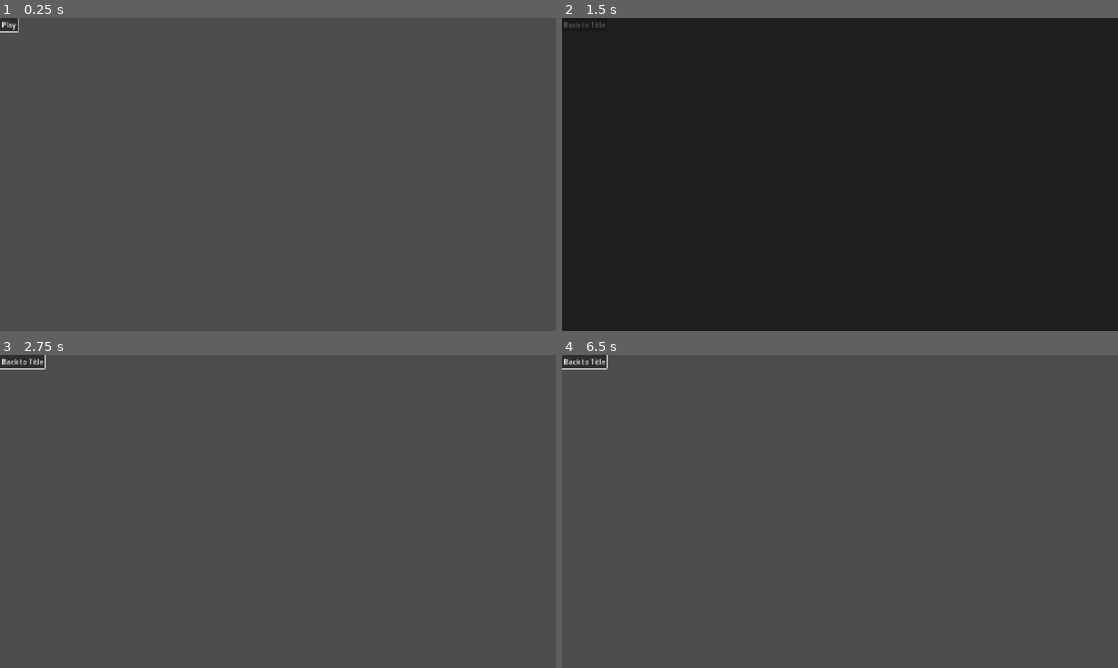
Above: before the commit, frames 1-4 (two rows, left to right).
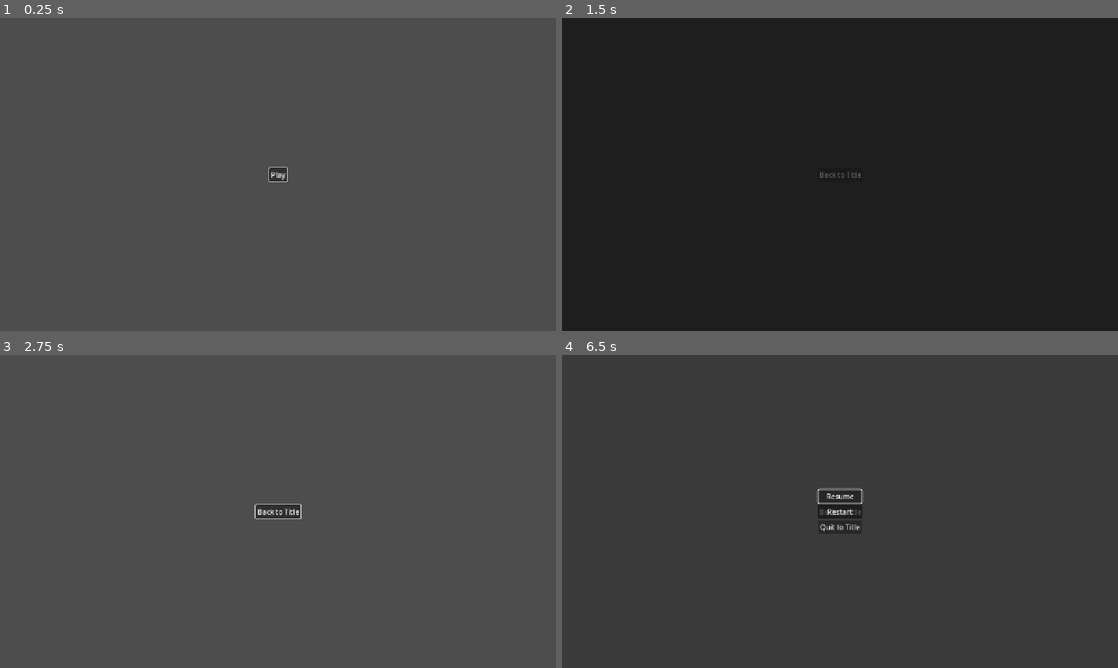
Above: after the commit, the same moments.

Repository: JeremyMarkWilcox/GodotJamBase
Game: Godot game, scene res://core/ui/title.tscn
Two runs of this game, one before a commit and one after it. Both use one fixed random seed, a clock stepped at 60 frames per second and the inputs below.
Inputs:
- Up to frame 1 (0.25 s): no input
- Up to frame 2 (1.5 s): click "Play" at 0.5 s; click "Back to Title" at 1.25 s
- Up to frame 3 (2.75 s): click "Play" at 2 s
- Up to frame 4 (6.5 s): tap Escape (pause) at 6.4 s

The runs differ from the first frame. In frame 1, 0.3% of the frame differs, in the area x 0-52%, y 0-53%; in frame 2, 0.1%; in frame 3, 0.7%; in frame 4, 1.1%, in the area x 0-54%, y 0-58%.

Commit message:
Finished Main Menu

Diff:
--- a/core/autoloads/menu_manager.gd
+++ b/core/autoloads/menu_manager.gd
@@ -1 +1,68 @@
 extends Node
+## Keeps a stack of open menus, handles Back, and pauses the game while a pausing menu is open.
+
+signal menu_opened(menu: BaseMenu)
+signal menu_closed(menu: BaseMenu)
+
+var _stack: Array[BaseMenu] = []
+
+
+func _ready() -> void:
+	process_mode = Node.PROCESS_MODE_ALWAYS
+	SceneManager.transition_started.connect(close_all)
+
+
+func _unhandled_input(event: InputEvent) -> void:
+	if _stack.is_empty():
+		return
+	if event.is_action_pressed("ui_cancel") or event.is_action_pressed("pause"):
+		if top_menu().can_go_back:
+			close_menu()
+		get_viewport().set_input_as_handled()
+
+
+func open_menu(menu: BaseMenu) -> void:
+	if menu in _stack:
+		return
+	if not _stack.is_empty():
+		top_menu().close()  # hide the one underneath
+	_stack.push_back(menu)
+	menu.open()
+	_update_pause()
+	menu_opened.emit(menu)
+
+
+func close_menu() -> void:
+	if _stack.is_empty():
+		return
+	var menu: BaseMenu = _stack.pop_back()
+	menu.close()
+	if not _stack.is_empty():
+		top_menu().open()  # show the previous one and restore its focus
+	_update_pause()
+	menu_closed.emit(menu)
+
+
+func close_all() -> void:
+	for menu in _stack:
+		menu.close()
+	_stack.clear()
+	_update_pause()
+
+
+func top_menu() -> BaseMenu:
+	if _stack.is_empty():
+		return null
+	return _stack.back()
+
+
+func is_menu_open() -> bool:
+	return not _stack.is_empty()
+
+
+func _update_pause() -> void:
+	var should_pause := false
+	for menu in _stack:
+		if menu.pauses_game:
+			should_pause = true
+	get_tree().paused = should_pause
--- /dev/null
+++ b/core/ui/PauseMenu.tscn
@@ -0,0 +1,51 @@
+[gd_scene format=3 uid="uid://clc41ipfan7bu"]
+
+[ext_resource type="Script" uid="uid://blcy7p60o1i33" path="res://core/ui/pause_menu.gd" id="1_jxs0t"]
+
+[node name="PauseMenu" type="Control" unique_id=1641965247 node_paths=PackedStringArray("resume_button", "restart_button", "quit_button", "first_focus")]
+layout_mode = 3
+anchors_preset = 15
+anchor_right = 1.0
+anchor_bottom = 1.0
+grow_horizontal = 2
+grow_vertical = 2
+script = ExtResource("1_jxs0t")
+resume_button = NodePath("Restart/ResumeButton")
+restart_button = NodePath("Restart/RestartButton")
+quit_button = NodePath("Restart/QuitButton")
+first_focus = NodePath("Restart/ResumeButton")
+
+[node name="Dim" type="ColorRect" parent="." unique_id=206671920]
+layout_mode = 1
+anchors_preset = 15
+anchor_right = 1.0
+anchor_bottom = 1.0
+grow_horizontal = 2
+grow_vertical = 2
+color = Color(0, 0, 0, 0.23529412)
+
+[node name="Restart" type="VBoxContainer" parent="." unique_id=212127685]
+layout_mode = 1
+anchors_preset = 8
+anchor_left = 0.5
+anchor_top = 0.5
+anchor_right = 0.5
+anchor_bottom = 0.5
+offset_left = -20.0
+offset_top = -20.0
+offset_right = 20.0
+offset_bottom = 20.0
+grow_horizontal = 2
+grow_vertical = 2
+
+[node name="ResumeButton" type="Button" parent="Restart" unique_id=18693107]
+layout_mode = 2
+text = "Resume"
+
+[node name="RestartButton" type="Button" parent="Restart" unique_id=644740672]
+layout_mode = 2
+text = "Restart"
+
+[node name="QuitButton" type="Button" parent="Restart" unique_id=754210131]
+layout_mode = 2
+text = "Quit to Title"
--- /dev/null
+++ b/core/ui/base_menu.gd
@@ -0,0 +1,39 @@
+class_name BaseMenu
+extends Control
+## Shared behavior for every menu: showing, hiding and focus.
+
+@export var first_focus: Control
+@export var pauses_game := false
+@export var can_go_back := true
+## Buttons in navigation order. Focus stays inside this list and wraps around.
+@export var focus_chain: Array[Control] = []
+
+
+func _ready() -> void:
+	process_mode = Node.PROCESS_MODE_ALWAYS
+	hide()
+	_link_focus_chain()
+
+
+func open() -> void:
+	show()
+	if first_focus:
+		first_focus.grab_focus()
+
+
+func close() -> void:
+	hide()
+
+
+func _link_focus_chain() -> void:
+	var count := focus_chain.size()
+	for i in count:
+		var current := focus_chain[i]
+		var previous := focus_chain[(i - 1 + count) % count]
+		var next := focus_chain[(i + 1) % count]
+		current.focus_neighbor_top = current.get_path_to(previous)
+		current.focus_neighbor_bottom = current.get_path_to(next)
+		current.focus_neighbor_left = current.get_path_to(current)  # left/right stay put
+		current.focus_neighbor_right = current.get_path_to(current)
+		current.focus_previous = current.get_path_to(previous)  # Tab / Shift+Tab
+		current.focus_next = current.get_path_to(next)
--- a/core/ui/game.gd
+++ /dev/null
@@ -1,12 +0,0 @@
-extends Control
-
-@export var back_button: Button
-
-
-func _ready() -> void:
-	back_button.pressed.connect(_on_back_pressed)
-	back_button.grab_focus()
-
-
-func _on_back_pressed() -> void:
-	SceneManager.return_to_title()
--- a/core/ui/game.tscn
+++ /dev/null
@@ -1,19 +0,0 @@
-[gd_scene format=3 uid="uid://dpeqdxb317lrk"]
-
-[ext_resource type="Script" uid="uid://qy4it252asph" path="res://core/ui/game.gd" id="1_fkns0"]
-
-[node name="Game" type="Control" unique_id=670230050 node_paths=PackedStringArray("back_button")]
-layout_mode = 3
-anchors_preset = 15
-anchor_right = 1.0
-anchor_bottom = 1.0
-grow_horizontal = 2
-grow_vertical = 2
-script = ExtResource("1_fkns0")
-back_button = NodePath("Back")
-
-[node name="Back" type="Button" parent="." unique_id=626386526]
-layout_mode = 0
-offset_right = 8.0
-offset_bottom = 8.0
-text = "Back to Title"
--- /dev/null
+++ b/core/ui/pause_menu.gd
@@ -0,0 +1,12 @@
+extends BaseMenu
+
+@export var resume_button: Button
+@export var restart_button: Button
+@export var quit_button: Button
+
+
+func _ready() -> void:
+	super()  # runs BaseMenu's _ready too
+	resume_button.pressed.connect(MenuManager.close_menu)
+	restart_button.pressed.connect(SceneManager.restart)
+	quit_button.pressed.connect(SceneManager.return_to_title)
--- a/core/ui/title.tscn
+++ b/core/ui/title.tscn
@@ -14,7 +14,16 @@
 play_button = NodePath("PlayButton")
 
 [node name="PlayButton" type="Button" parent="." unique_id=852678361]
-layout_mode = 0
-offset_right = 8.0
-offset_bottom = 8.0
+layout_mode = 1
+anchors_preset = 8
+anchor_left = 0.5
+anchor_top = 0.5
+anchor_right = 0.5
+anchor_bottom = 0.5
+offset_left = -20.5
+offset_top = -15.5
+offset_right = 20.5
+offset_bottom = 15.5
+grow_horizontal = 2
+grow_vertical = 2
 text = "Play"
--- /dev/null
+++ b/game/Game.tscn
@@ -0,0 +1,33 @@
+[gd_scene format=3 uid="uid://dpeqdxb317lrk"]
+
+[ext_resource type="Script" uid="uid://qy4it252asph" path="res://game/game.gd" id="1_qdja7"]
+[ext_resource type="PackedScene" uid="uid://clc41ipfan7bu" path="res://core/ui/PauseMenu.tscn" id="2_m71xk"]
+
+[node name="Game" type="Control" unique_id=670230050 node_paths=PackedStringArray("back_button", "pause_menu")]
+layout_mode = 3
+anchors_preset = 15
+anchor_right = 1.0
+anchor_bottom = 1.0
+grow_horizontal = 2
+grow_vertical = 2
+script = ExtResource("1_qdja7")
+back_button = NodePath("Back")
+pause_menu = NodePath("PauseMenu")
+
+[node name="Back" type="Button" parent="." unique_id=626386526]
+layout_mode = 1
+anchors_preset = 8
+anchor_left = 0.5
+anchor_top = 0.5
+anchor_right = 0.5
+anchor_bottom = 0.5
+offset_left = -51.5
+offset_top = -15.5
+offset_right = 51.5
+offset_bottom = 15.5
+grow_horizontal = 2
+grow_vertical = 2
+text = "Back to Title"
+
+[node name="PauseMenu" parent="." unique_id=1641965247 instance=ExtResource("2_m71xk")]
+layout_mode = 1
--- /dev/null
+++ b/game/game.gd
@@ -0,0 +1,19 @@
+extends Control
+
+@export var back_button: Button
+@export var pause_menu: BaseMenu
+
+
+func _ready() -> void:
+	back_button.pressed.connect(_on_back_pressed)
+	back_button.grab_focus()
+
+
+func _unhandled_input(event: InputEvent) -> void:
+	if event.is_action_pressed("pause") and not MenuManager.is_menu_open():
+		MenuManager.open_menu(pause_menu)
+		get_viewport().set_input_as_handled()
+
+
+func _on_back_pressed() -> void:
+	SceneManager.return_to_title()
Not shown, added: core/ui/base_menu.gd.uid
Not shown, added: core/ui/pause_menu.gd.uid
Renamed: core/ui/game.gd.uid -> game/game.gd.uid
